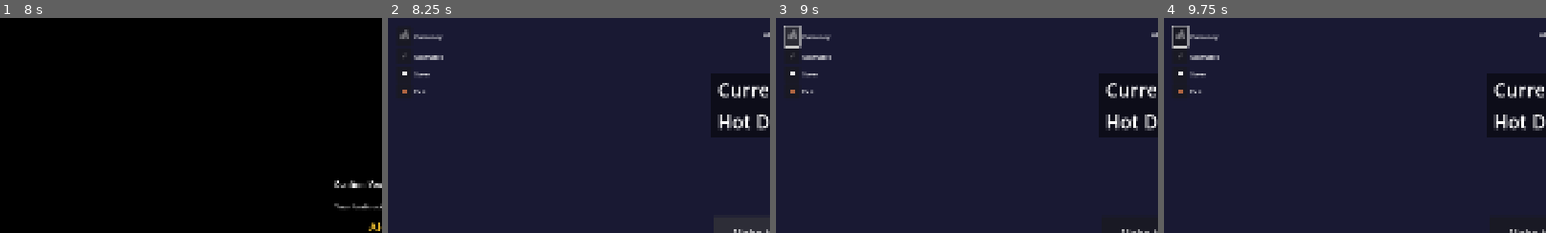
Above: before the commit, frames 1-4 (left to right).
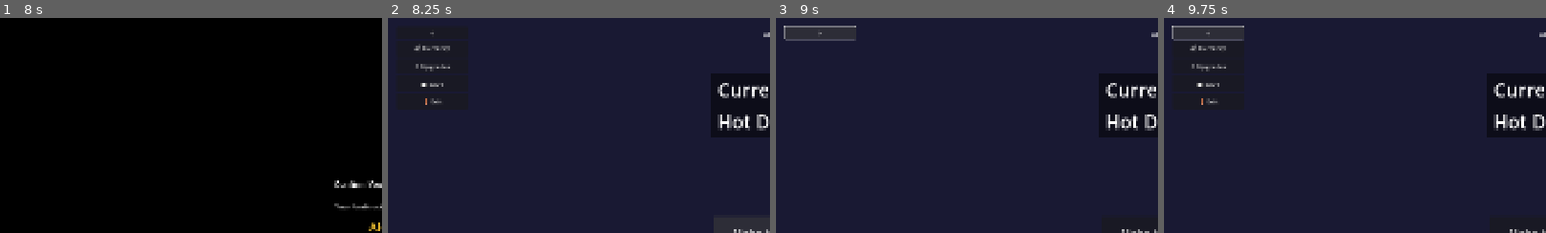
Above: after the commit, the same moments.

Repository: aaronleebrooks/weenieworld
Game: Godot game, scene res://scenes/main_menu/MainMenu.tscn
Same seed, same stepped clock (60 frames per second), same inputs: the game is played once before the commit and once after it.
Inputs (mouse positions are % of the whole screen's width and height, from its top left):
- Up to frame 1 (8 s): click "New Game" at 0.5 s; click (50, 45) at 1.27 s; type "Alex" at 1.35 s; click "New Game" at 2 s; click "Start Game" at 2.75 s; click "Start Game" at 3.5 s; click "New Game" at 4.25 s; click "Start Game" at 5 s; click "Cancel" at 5.75 s; click "Go Back" at 6.5 s; click "Options" at 7.25 s
- Up to frame 2 (8.25 s): tap Enter at 8, 8.1 s
- Up to frame 3 (9 s): click (2, 4) at 8.75 s, where only the run before the commit has a clickable "💰"
- Up to frame 4 (9.75 s): click (6, 3) at 9.5 s, where only the run after the commit has a clickable ">"
The pictures show only the part of the screen within x 0-50%, y 0-50%; the shares and areas given below are measured in that part.

Frame 1 is identical in both runs. In frame 2, 1.0% of the frame differs, in the area x 3-17%, y 5-41%; in frame 3, 1.0%; in frame 4, 1.4%, in the area x 2-21%, y 3-41%.

Commit message:
Implement menu drawer toggle and full button mode with labels

Diff:
--- a/scenes/game/Game.gd
+++ b/scenes/game/Game.gd
@@ -4,10 +4,11 @@
 # Uses intentional naming conventions for future maintainability
 
 @onready var truck_name_display = $TruckNameDisplay
-@onready var currency_icon = $TopLeftMenu/CurrencyRow/CurrencyIcon
-@onready var upgrade_icon = $TopLeftMenu/UpgradeRow/UpgradeIcon
-@onready var save_icon = $TopLeftMenu/SaveRow/SaveIcon
-@onready var exit_icon = $TopLeftMenu/ExitRow/ExitIcon
+@onready var menu_toggle_button = $TopLeftMenu/MenuToggleButton
+@onready var currency_button = $TopLeftMenu/CurrencyButton
+@onready var upgrade_button = $TopLeftMenu/UpgradeButton
+@onready var save_button = $TopLeftMenu/SaveButton
+@onready var exit_button = $TopLeftMenu/ExitButton
 
 @onready var hot_dog_display = $HotDogDisplay
 @onready var currency_display = $CurrencyDisplay
@@ -22,6 +23,9 @@
 var floating_text_manager: Node
 var event_log_manager: Node
 
+# Menu state
+var menu_visible: bool = true
+
 
 
 func _ready():
@@ -38,16 +42,17 @@
 
 
 	# Connect button signals
-	upgrade_icon.pressed.connect(_on_upgrade_icon_pressed)
-	save_icon.pressed.connect(_on_save_icon_pressed)
-	exit_icon.pressed.connect(_on_exit_icon_pressed)
-
-
-
-	# Setup currency icon (non-clickable, blue text)
-	_setup_currency_icon()
-
-	# Setup tooltips for icons
+	menu_toggle_button.pressed.connect(_on_menu_toggle_pressed)
+	upgrade_button.pressed.connect(_on_upgrade_button_pressed)
+	save_button.pressed.connect(_on_save_button_pressed)
+	exit_button.pressed.connect(_on_exit_button_pressed)
+
+
+
+	# Setup currency button (non-clickable, blue text)
+	_setup_currency_button()
+
+	# Setup tooltips for buttons
 	_setup_tooltips()
 
 
@@ -151,10 +156,11 @@
 
 	# Check top-left menu elements
 	print("\nChecking top-left menu elements...")
-	_debug_check_node("CurrencyIcon", currency_icon)
-	_debug_check_node("UpgradeIcon", upgrade_icon)
-	_debug_check_node("SaveIcon", get_node_or_null("TopLeftMenu/SaveIcon"))
-	_debug_check_node("ExitIcon", get_node_or_null("TopLeftMenu/ExitIcon"))
+	_debug_check_node("MenuToggleButton", menu_toggle_button)
+	_debug_check_node("CurrencyButton", currency_button)
+	_debug_check_node("UpgradeButton", upgrade_button)
+	_debug_check_node("SaveButton", save_button)
+	_debug_check_node("ExitButton", exit_button)
 
 	# Check manager connections
 	print("\nChecking manager connections...")
@@ -203,20 +209,20 @@
 
 
 
-func _setup_currency_icon():
-	"""Setup currency icon display"""
-	if currency_icon:
-		currency_icon.text = "💰"
-		currency_icon.add_theme_font_size_override("font_size", 24)
+func _setup_currency_button():
+	"""Setup currency button display"""
+	if currency_button:
+		currency_button.text = "💰 Currency"
+		currency_button.add_theme_font_size_override("font_size", 16)
 
 func _setup_tooltips():
-	"""Setup tooltips for UI icons"""
-	if upgrade_icon:
-		upgrade_icon.tooltip_text = "Upgrades"
-	if save_icon:
-		save_icon.tooltip_text = "Save Game"
-	if exit_icon:
-		exit_icon.tooltip_text = "Exit to Menu"
+	"""Setup tooltips for UI buttons"""
+	if upgrade_button:
+		upgrade_button.tooltip_text = "Upgrades"
+	if save_button:
+		save_button.tooltip_text = "Save Game"
+	if exit_button:
+		exit_button.tooltip_text = "Exit to Menu"
 
 
 func _on_viewport_size_changed():
@@ -273,7 +279,7 @@
 
 func _on_hot_dogs_changed(new_inventory: int, change_amount: int):
 	"""Handle hot dog inventory changes"""
-	_update_currency_icon_display()
+	_update_currency_button_display()
 
 func _on_hot_dogs_produced(amount: int, source: String):
 	"""Handle hot dog production events"""
@@ -286,7 +292,7 @@
 
 func _on_currency_changed(new_balance: int, change_amount: int):
 	"""Handle currency balance changes"""
-	_update_currency_icon_display()
+	_update_currency_button_display()
 
 func _on_currency_earned(amount: int, source: String):
 	"""Handle currency earned events"""
@@ -306,15 +312,32 @@
 func _on_click_completed(click_type: String, hot_dogs_produced: int):
 	"""Handle click completion events"""
 
-func _on_upgrade_icon_pressed():
-	"""Handle upgrade icon press"""
-	print("Game: Upgrade icon pressed")
+func _on_menu_toggle_pressed():
+	"""Handle menu toggle button press"""
+	print("Game: Menu toggle pressed")
+	menu_visible = !menu_visible
+
+	# Update toggle button text
+	if menu_toggle_button:
+		menu_toggle_button.text = "<" if menu_visible else ">"
+
+	# Toggle menu visibility
+	var top_left_menu = get_node_or_null("TopLeftMenu")
+	if top_left_menu:
+		# Hide/show all buttons except the toggle button
+		for child in top_left_menu.get_children():
+			if child != menu_toggle_button:
+				child.visible = menu_visible
+
+func _on_upgrade_button_pressed():
+	"""Handle upgrade button press"""
+	print("Game: Upgrade button pressed")
 	if upgrade_panel:
 		upgrade_panel.visible = !upgrade_panel.visible
 
-func _on_save_icon_pressed():
-	"""Handle save icon press"""
-	print("Game: Save icon pressed")
+func _on_save_button_pressed():
+	"""Handle save button press"""
+	print("Game: Save button pressed")
 	if save_system:
 		save_system.save_game("autosave")
 		# Add save event to event log
@@ -325,9 +348,9 @@
 
 
 
-func _on_exit_icon_pressed():
-	"""Handle exit icon press"""
-	print("Game: Exit icon pressed")
+func _on_exit_button_pressed():
+	"""Handle exit button press"""
+	print("Game: Exit button pressed")
 	_show_exit_confirmation_modal()
 
 func _show_exit_confirmation_modal():
@@ -355,11 +378,11 @@
 	"""Handle exit cancellation"""
 	print("Game: Exit cancelled, staying in game")
 
-func _update_currency_icon_display():
-	"""Update currency icon tooltip with current balance"""
-	if currency_icon and hot_dog_manager:
+func _update_currency_button_display():
+	"""Update currency button tooltip with current balance"""
+	if currency_button and hot_dog_manager:
 		var formatted_currency = hot_dog_manager.get_formatted_currency()
-		currency_icon.tooltip_text = formatted_currency
+		currency_button.tooltip_text = formatted_currency
 
 func display_game_data():
 	"""Display current game data for debugging"""
@@ -376,4 +399,4 @@
 		print("  Customers per minute: %.1f" % customer_manager.get_customers_per_minute())
 
 	# Update displays
-	_update_currency_icon_display()
+	_update_currency_button_display()
--- a/scenes/game/Game.tscn
+++ b/scenes/game/Game.tscn
@@ -61,63 +61,31 @@
 offset_right = 200.0
 offset_bottom = 200.0
 
+[node name="MenuToggleButton" type="Button" parent="TopLeftMenu"]
+custom_minimum_size = Vector2(0, 30)
+layout_mode = 2
+text = "<"
+horizontal_alignment = 1
 
+[node name="CurrencyButton" type="Button" parent="TopLeftMenu"]
+custom_minimum_size = Vector2(0, 40)
+layout_mode = 2
+text = "💰 Currency"
 
-[node name="CurrencyRow" type="HBoxContainer" parent="TopLeftMenu"]
+[node name="UpgradeButton" type="Button" parent="TopLeftMenu"]
+custom_minimum_size = Vector2(0, 40)
 layout_mode = 2
+text = "⚡ Upgrades"
 
-[node name="CurrencyIcon" type="Button" parent="TopLeftMenu/CurrencyRow"]
-custom_minimum_size = Vector2(40, 40)
+[node name="SaveButton" type="Button" parent="TopLeftMenu"]
+custom_minimum_size = Vector2(0, 40)
 layout_mode = 2
-text = "💰"
+text = "💾 Save"
 
-[node name="CurrencyLabel" type="Label" parent="TopLeftMenu/CurrencyRow"]
+[node name="ExitButton" type="Button" parent="TopLeftMenu"]
+custom_minimum_size = Vector2(0, 40)
 layout_mode = 2
-size_flags_horizontal = 3
-text = "Currency"
-vertical_alignment = 1
-
-[node name="UpgradeRow" type="HBoxContainer" parent="TopLeftMenu"]
-layout_mode = 2
-
-[node name="UpgradeIcon" type="Button" parent="TopLeftMenu/UpgradeRow"]
-custom_minimum_size = Vector2(40, 40)
-layout_mode = 2
-text = "⚡"
-
-[node name="UpgradeLabel" type="Label" parent="TopLeftMenu/UpgradeRow"]
-layout_mode = 2
-size_flags_horizontal = 3
-text = "Upgrades"
-vertical_alignment = 1
-
-[node name="SaveRow" type="HBoxContainer" parent="TopLeftMenu"]
-layout_mode = 2
-
-[node name="SaveIcon" type="Button" parent="TopLeftMenu/SaveRow"]
-custom_minimum_size = Vector2(40, 40)
-layout_mode = 2
-text = "💾"
-
-[node name="SaveLabel" type="Label" parent="TopLeftMenu/SaveRow"]
-layout_mode = 2
-size_flags_horizontal = 3
-text = "Save"
-vertical_alignment = 1
-
-[node name="ExitRow" type="HBoxContainer" parent="TopLeftMenu"]
-layout_mode = 2
-
-[node name="ExitIcon" type="Button" parent="TopLeftMenu/ExitRow"]
-custom_minimum_size = Vector2(40, 40)
-layout_mode = 2
-text = "🚪"
-
-[node name="ExitLabel" type="Label" parent="TopLeftMenu/ExitRow"]
-layout_mode = 2
-size_flags_horizontal = 3
-text = "Exit"
-vertical_alignment = 1
+text = "🚪 Exit"
 
 [node name="EventLog" parent="." instance=ExtResource("7_eventlog")]
 grow_horizontal = 2
--- a/scenes/ui/EventLog.tscn
+++ b/scenes/ui/EventLog.tscn
@@ -46,3 +46,4 @@
 [node name="EventListContainer" type="VBoxContainer" parent="EventContainer/EventList"]
 layout_mode = 2
 size_flags_horizontal = 3
+offset_top = 10.0
